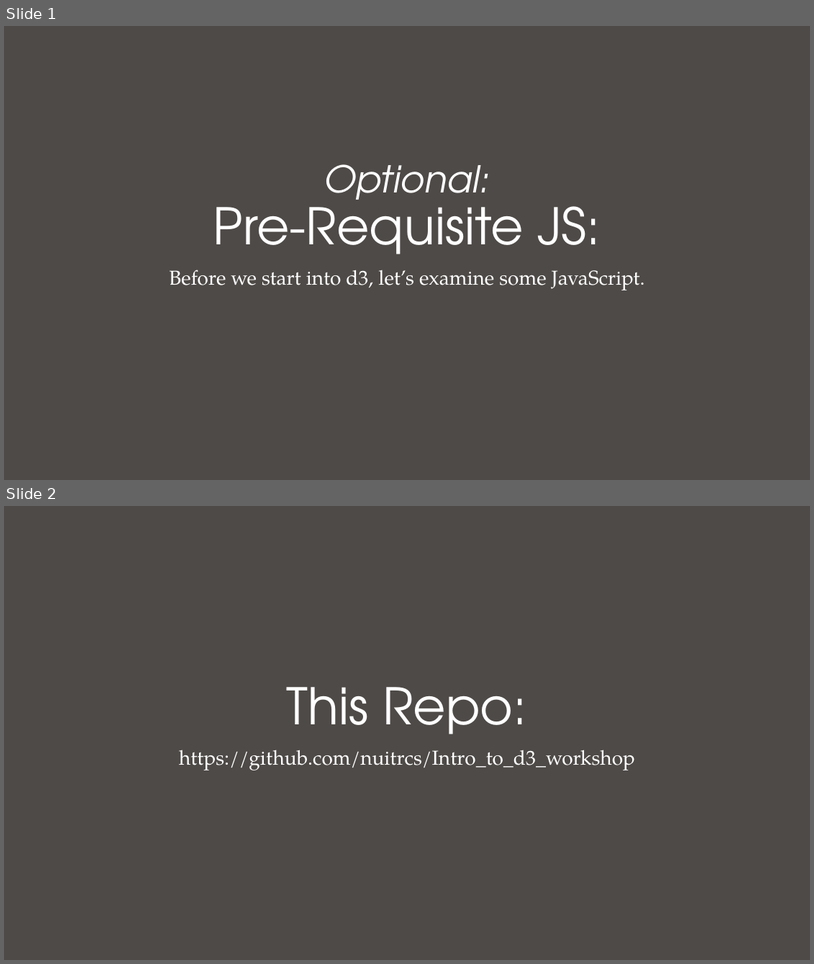
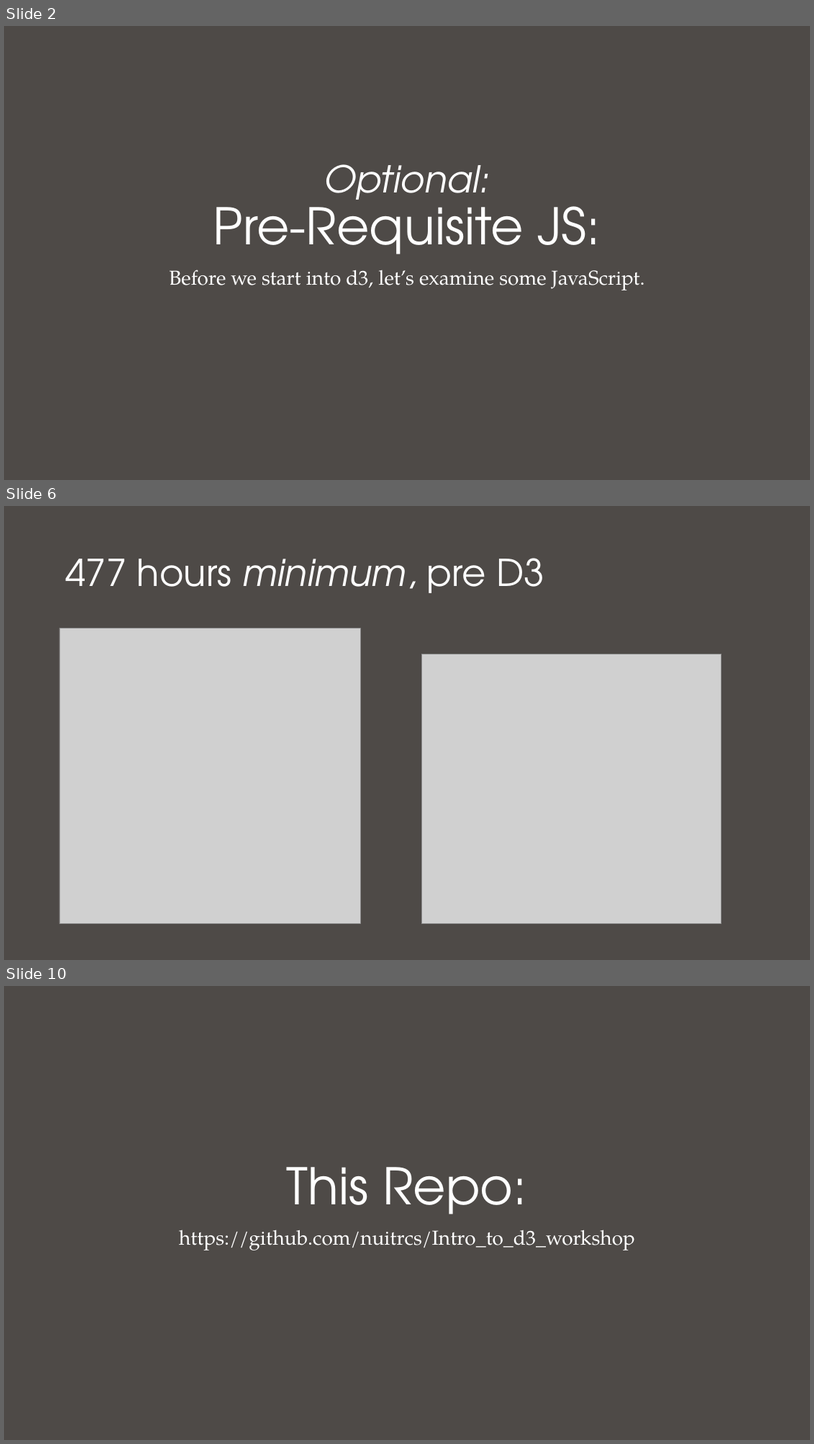
Before and after one commit to nuitrcs/Intro_to_d3_workshop, a slide deck: Introduction to D3.pptx. Shown one above the other, each under a label of ours: slides 1 and 2 before the commit, slides 2, 6 and 10 after it; the slides between them are not shown. The pictures are 814x964 and 814x1444 pixels, drawn with LibreOffice and Linux fonts; fonts in the diff are those of the drawing; grey boxes stand for pictures. Boxes give left, top, right and bottom in pixels: in the first picture for what was removed or moved away, otherwise in the second. Text is boxed around its words. In the diff, an @@ line names an element or a change of style, - is before the commit and + after.

```diff
--- a/Introduction to D3.pptx
+++ b/Introduction to D3.pptx
@@ slide 6 added at [4,506,810,960], background #4E4A47 @@
@@ title added at [65,558,545,593], 44 pt, text #FFFFFF @@
+477 hours minimum, pre D3
@@ picture added at [59,628,361,924] @@
@@ picture added at [422,654,722,924] @@
@@ what was slide 1 is now slide 2 @@
@@ what was slide 2 is now slide 10 @@
```
Also in this commit, not shown: 6 slides changed, 17 other slides added, 4 other files.
